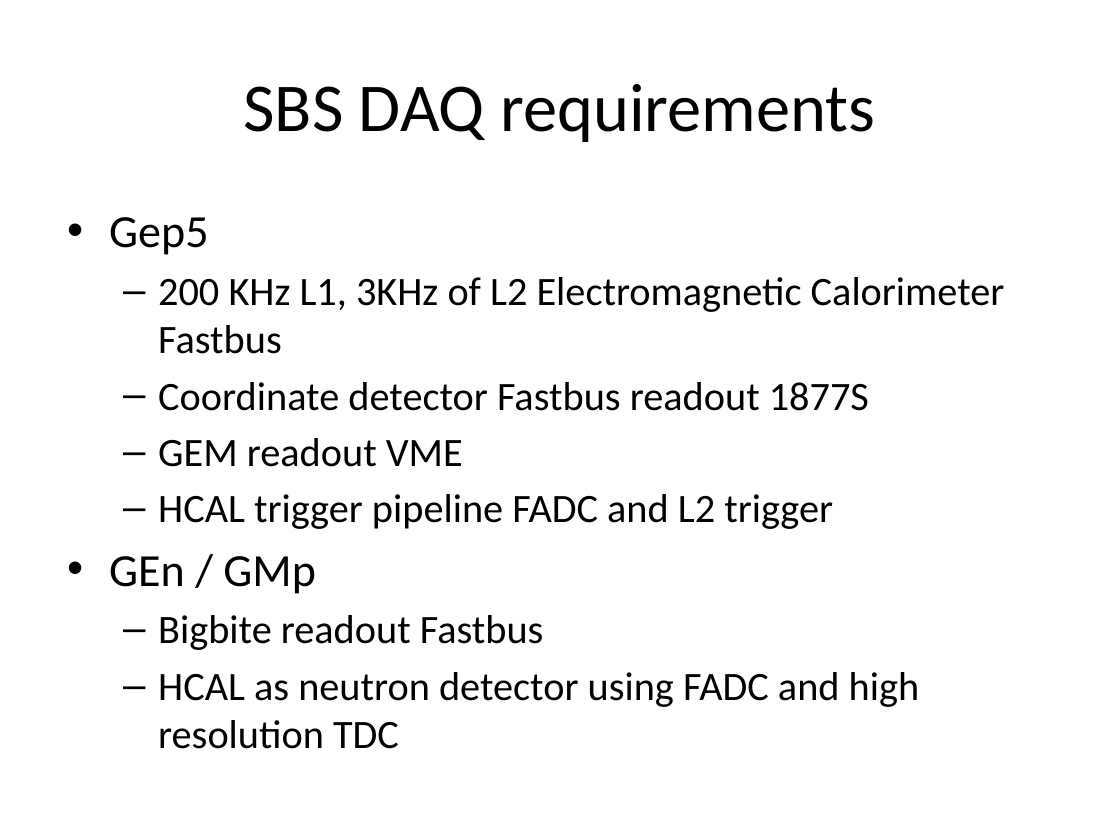
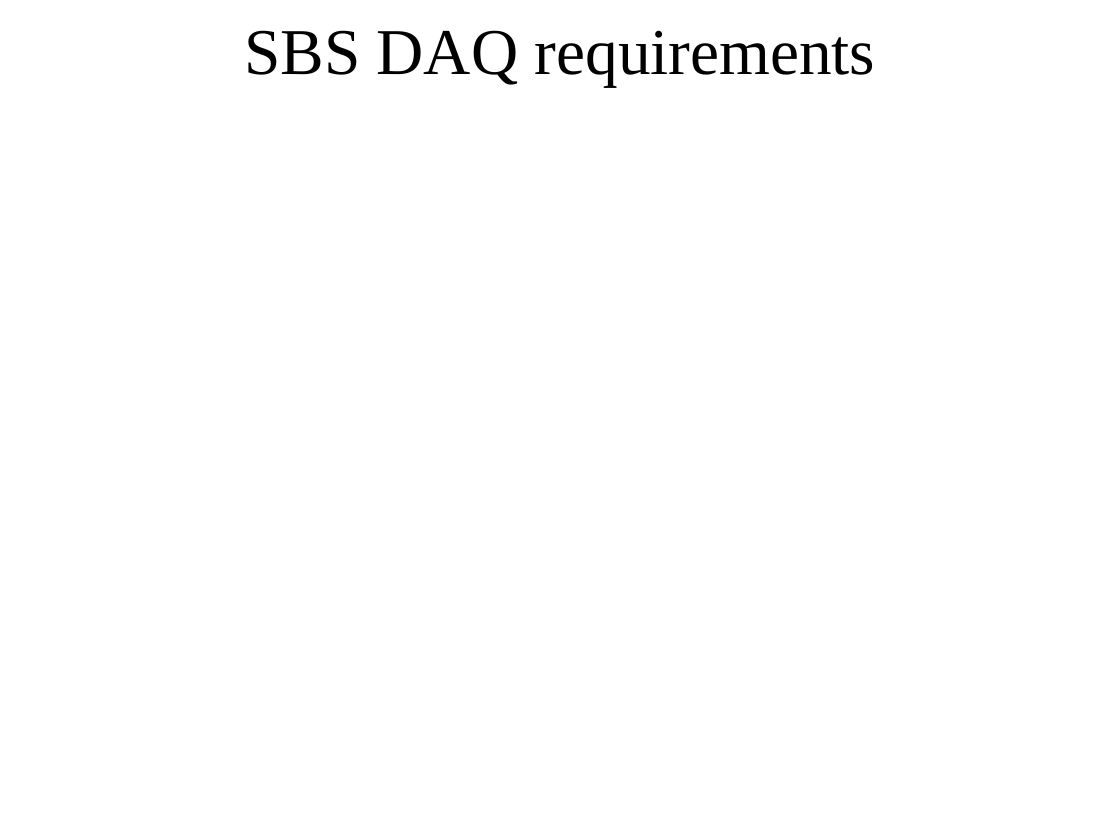
Before and after one commit to bmoffit/sbsdaq, a slide deck: slide 3 of 2015_DOE_Review/SuperBigBite DAQ update-Oct-20-2015.pptx. Drawn at 1120x840 pixels with LibreOffice and Linux fonts; fonts in the diff are those of the drawing; grey boxes stand for pictures; background and template pictures are left out. Boxes give left, top, right and bottom in pixels: in the first picture for what was removed or moved away, otherwise in the second. Text is boxed around its words. In the diff, an @@ line names an element or a change of style, - is before the commit and + after.

Commit message:
Switch to JLab template. Fix a few typos. First shot at having consistent font.

```diff
--- a/2015_DOE_Review/SuperBigBite DAQ update-Oct-20-2015.pptx
+++ b/2015_DOE_Review/SuperBigBite DAQ update-Oct-20-2015.pptx
@@ title "SBS DAQ requirements": place and size @@
-title "SBS DAQ requirements" at [243, 84, 875, 142]
+title "SBS DAQ requirements" at [244, 30, 876, 86]
@@ title "SBS DAQ requirements" at [244, 30, 876, 86]: size 44 to 42 pt, font Calibri to Times New Roman @@
@@ text removed at [109, 217, 1005, 749] @@
-• Gep5
-  – 200 KHz L1, 3KHz of L2 Electromagnetic Calorimeter Fastbus
-  – Coordinate detector Fastbus readout 1877S
-  – GEM readout VME
-  – HCAL trigger pipeline FADC and L2 trigger
-• GEn / GMp
-  – Bigbite readout Fastbus
-  – HCAL as neutron detector using FADC and high resolution TDC
```
Also in this commit, not shown: 18 other slides changed.
